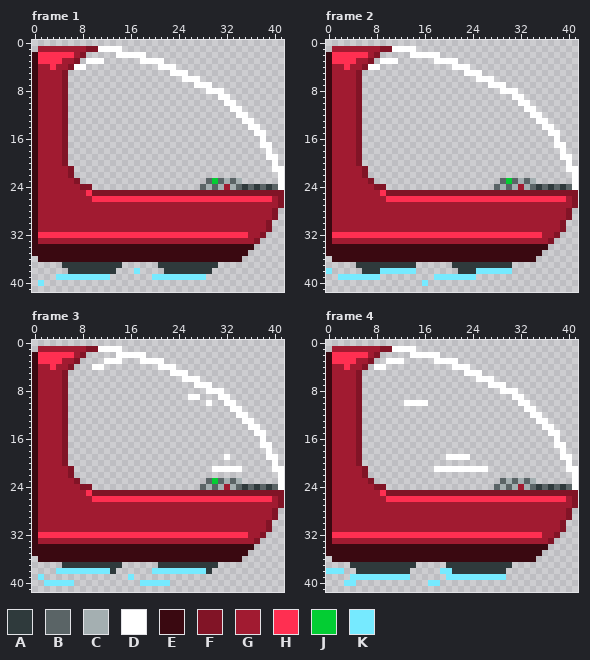
Two versions of one animated GIF sprite, src/assets/train_loco.gif. The picture above was drawn from the file before the commit.
The file is 84x84 pixels, drawn in blocks of 2x2; one block is one cell here. Shown: frame 1, frame 2, frame 3, frame 4. The commit also changed other frames, which this record leaves out.
Palette (. is transparent): A #2f3a3c  B #5a6466  C #a4afb1  D #ffffff  E #3a0911  F #811426  G #a11b31  H #ff2f51  J #03cd33  K #76eaff
The result:
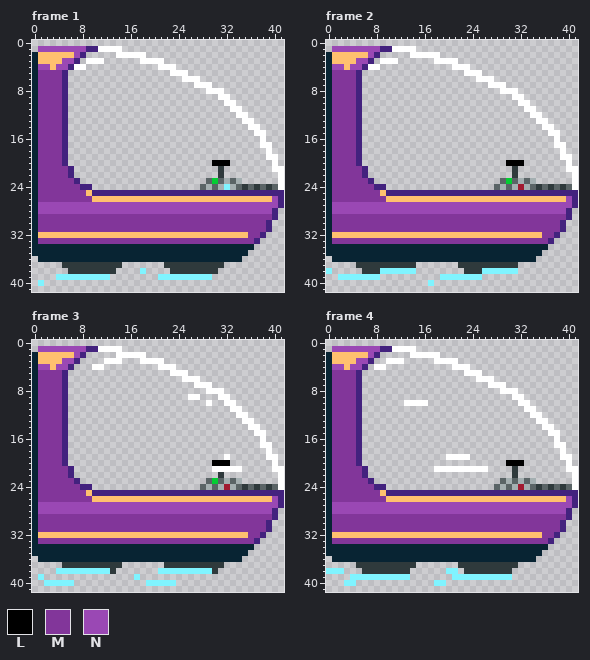
Colours new in this view: L #000000  M #82369a  N #9a48b4
What changed:
colour E: #3a0911 -> #082433
colour F: #811426 -> #43227e
colour H: #ff2f51 -> #ffc06f
colour K: #76eaff -> #80f4ff
Frame 1:
y 1: x 1..8 GGGGGGGG -> NNNNNNNN
y 2: x 7 G -> N
y 3: x 5..6 GG -> NN
y 4: x 1..2 GG -> NN; x 4..5 GG -> NN
y 5..19: x 1..4 GGGG -> MMMM
y 20: x 1..4 GGGG -> MMMM; x 30..32 ... -> LLL
y 21..22: x 1..5 GGGGG -> MMMMM; x 31 . -> A
y 23: x 1..6 GGGGGG -> MMMMMM
y 24: x 1..7 GGGGGGG -> MMMMMMM; x 32 G -> K
y 25: x 1..8 GGGGGGGG -> MMMMMMMM
y 26: x 1..9 GGGGGGGGG -> MMMMMMMMM; x 40 G -> N
y 27: x 1..40 GGGGGGGGGGGGGGGGGGGGGGGGGGGGGGGGGGGGGGGG -> NNNNNNNNNNNNNNNNNNNNNNNNNNNNNNNNNNNNNNNN
y 28: x 1..39 GGGGGGGGGGGGGGGGGGGGGGGGGGGGGGGGGGGGGGG -> NNNNNNNNNNNNNNNNNNNNNNNNNNNNNNNNNNNNNNN
y 29: x 1..39 GGGGGGGGGGGGGGGGGGGGGGGGGGGGGGGGGGGGGGG -> MMMMMMMMMMMMMMMMMMMMMMMMMMMMMMMMMMMMMMM
y 30..31: x 1..38 GGGGGGGGGGGGGGGGGGGGGGGGGGGGGGGGGGGGGG -> MMMMMMMMMMMMMMMMMMMMMMMMMMMMMMMMMMMMMM
y 32: x 36..37 GG -> MM
y 33: x 1..36 GGGGGGGGGGGGGGGGGGGGGGGGGGGGGGGGGGGG -> MMMMMMMMMMMMMMMMMMMMMMMMMMMMMMMMMMMM
y 37: x 21 A -> .; x 31 . -> A
y 38: x 17..18 K. -> .K; x 22 A -> .; x 30 . -> A
y 39: x 20 K -> .; x 29 . -> K
Frame 2:
y 1: x 1..8 GGGGGGGG -> NNNNNNNN
y 2: x 7 G -> N
y 3: x 5..6 GG -> NN
y 4: x 1..2 GG -> NN; x 4..5 GG -> NN
y 5..19: x 1..4 GGGG -> MMMM
y 20: x 1..4 GGGG -> MMMM; x 30..32 ... -> LLL
y 21..22: x 1..5 GGGGG -> MMMMM; x 31 . -> A
y 23: x 1..6 GGGGGG -> MMMMMM
y 24: x 1..7 GGGGGGG -> MMMMMMM
y 25: x 1..8 GGGGGGGG -> MMMMMMMM
y 26: x 1..9 GGGGGGGGG -> MMMMMMMMM; x 40 G -> N
y 27: x 1..40 GGGGGGGGGGGGGGGGGGGGGGGGGGGGGGGGGGGGGGGG -> NNNNNNNNNNNNNNNNNNNNNNNNNNNNNNNNNNNNNNNN
y 28: x 1..39 GGGGGGGGGGGGGGGGGGGGGGGGGGGGGGGGGGGGGGG -> NNNNNNNNNNNNNNNNNNNNNNNNNNNNNNNNNNNNNNN
y 29: x 1..39 GGGGGGGGGGGGGGGGGGGGGGGGGGGGGGGGGGGGGGG -> MMMMMMMMMMMMMMMMMMMMMMMMMMMMMMMMMMMMMMM
y 30..31: x 1..38 GGGGGGGGGGGGGGGGGGGGGGGGGGGGGGGGGGGGGG -> MMMMMMMMMMMMMMMMMMMMMMMMMMMMMMMMMMMMMM
y 32: x 36..37 GG -> MM
y 33: x 1..36 GGGGGGGGGGGGGGGGGGGGGGGGGGGGGGGGGGGG -> MMMMMMMMMMMMMMMMMMMMMMMMMMMMMMMMMMMM
y 37: x 21 A -> .; x 31 . -> A
y 38: x 22 A -> .; x 25 K -> A; x 31 . -> K
y 39: x 18 K -> .; x 25 . -> K
y 40: x 16..17 K. -> .K
Frame 3:
y 1: x 1..8 GGGGGGGG -> NNNNNNNN
y 2: x 7 G -> N
y 3: x 5..6 GG -> NN
y 4: x 1..2 GG -> NN; x 4..5 GG -> NN
y 5..19: x 1..4 GGGG -> MMMM
y 20: x 1..4 GGGG -> MMMM; x 30..32 ... -> LLL
y 21: x 1..5 GGGGG -> MMMMM
y 22: x 1..5 GGGGG -> MMMMM; x 31 . -> A
y 23: x 1..6 GGGGGG -> MMMMMM
y 24: x 1..7 GGGGGGG -> MMMMMMM
y 25: x 1..8 GGGGGGGG -> MMMMMMMM
y 26: x 1..9 GGGGGGGGG -> MMMMMMMMM; x 40 G -> N
y 27: x 1..40 GGGGGGGGGGGGGGGGGGGGGGGGGGGGGGGGGGGGGGGG -> NNNNNNNNNNNNNNNNNNNNNNNNNNNNNNNNNNNNNNNN
y 28: x 1..39 GGGGGGGGGGGGGGGGGGGGGGGGGGGGGGGGGGGGGGG -> NNNNNNNNNNNNNNNNNNNNNNNNNNNNNNNNNNNNNNN
y 29: x 1..39 GGGGGGGGGGGGGGGGGGGGGGGGGGGGGGGGGGGGGGG -> MMMMMMMMMMMMMMMMMMMMMMMMMMMMMMMMMMMMMMM
y 30..31: x 1..38 GGGGGGGGGGGGGGGGGGGGGGGGGGGGGGGGGGGGGG -> MMMMMMMMMMMMMMMMMMMMMMMMMMMMMMMMMMMMMM
y 32: x 36..37 GG -> MM
y 33: x 1..36 GGGGGGGGGGGGGGGGGGGGGGGGGGGGGGGGGGGG -> MMMMMMMMMMMMMMMMMMMMMMMMMMMMMMMMMMMM
y 37: x 21 A -> .; x 31 . -> A
y 38: x 20 K -> .; x 29..30 A. -> KA
y 39: x 16..17 K. -> .K
y 40: x 18 K -> .; x 23 . -> K
Frame 4:
y 1: x 1..8 GGGGGGGG -> NNNNNNNN
y 2: x 7 G -> N
y 3: x 5..6 GG -> NN
y 4: x 1..2 GG -> NN; x 4..5 GG -> NN
y 5..19: x 1..4 GGGG -> MMMM
y 20: x 1..4 GGGG -> MMMM; x 30..32 ... -> LLL
y 21..22: x 1..5 GGGGG -> MMMMM; x 31 . -> A
y 23: x 1..6 GGGGGG -> MMMMMM
y 24: x 1..7 GGGGGGG -> MMMMMMM
y 25: x 1..8 GGGGGGGG -> MMMMMMMM
y 26: x 1..9 GGGGGGGGG -> MMMMMMMMM; x 40 G -> N
y 27: x 1..40 GGGGGGGGGGGGGGGGGGGGGGGGGGGGGGGGGGGGGGGG -> NNNNNNNNNNNNNNNNNNNNNNNNNNNNNNNNNNNNNNNN
y 28: x 1..39 GGGGGGGGGGGGGGGGGGGGGGGGGGGGGGGGGGGGGGG -> NNNNNNNNNNNNNNNNNNNNNNNNNNNNNNNNNNNNNNN
y 29: x 1..39 GGGGGGGGGGGGGGGGGGGGGGGGGGGGGGGGGGGGGGG -> MMMMMMMMMMMMMMMMMMMMMMMMMMMMMMMMMMMMMMM
y 30..31: x 1..38 GGGGGGGGGGGGGGGGGGGGGGGGGGGGGGGGGGGGGG -> MMMMMMMMMMMMMMMMMMMMMMMMMMMMMMMMMMMMMM
y 32: x 36..37 GG -> MM
y 33: x 1..36 GGGGGGGGGGGGGGGGGGGGGGGGGGGGGGGGGGGG -> MMMMMMMMMMMMMMMMMMMMMMMMMMMMMMMMMMMM
y 37: x 4 A -> .; x 20..21 AA -> ..; x 31 . -> A
y 38: x 5 A -> .; x 19 K -> .; x 21..22 AA -> K.; x 30 . -> A
y 39: x 20 K -> .; x 30 . -> K
y 40: x 17 K -> .; x 19 . -> K
